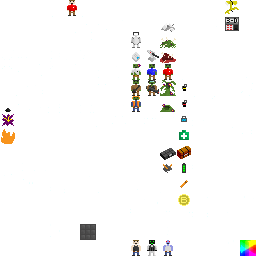
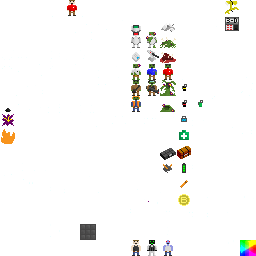
Layer changes from the first 256 x 256 image to the second:
added layer "infected sec bot" above "robots" over [146, 32, 157, 202]
painted on "robots" over [131, 25, 151, 35]
added layer "frag" above "Layer 0" over [198, 100, 203, 107]
painted on "Layer 0" over [131, 25, 203, 107]
